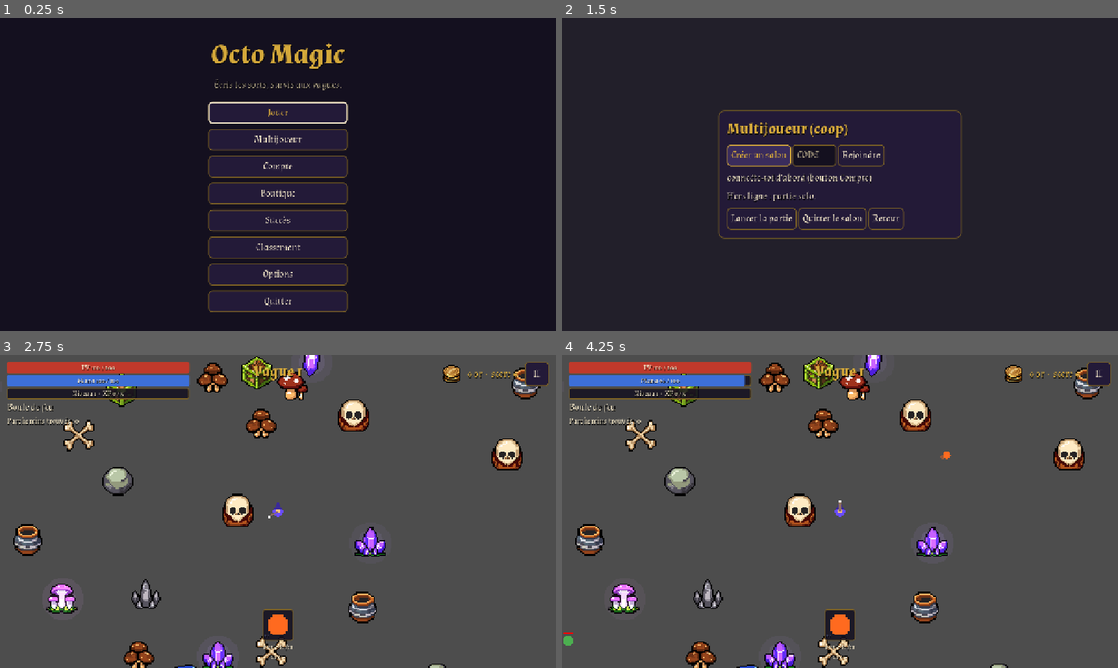
Above: before the commit, frames 1-4 (two rows, left to right).
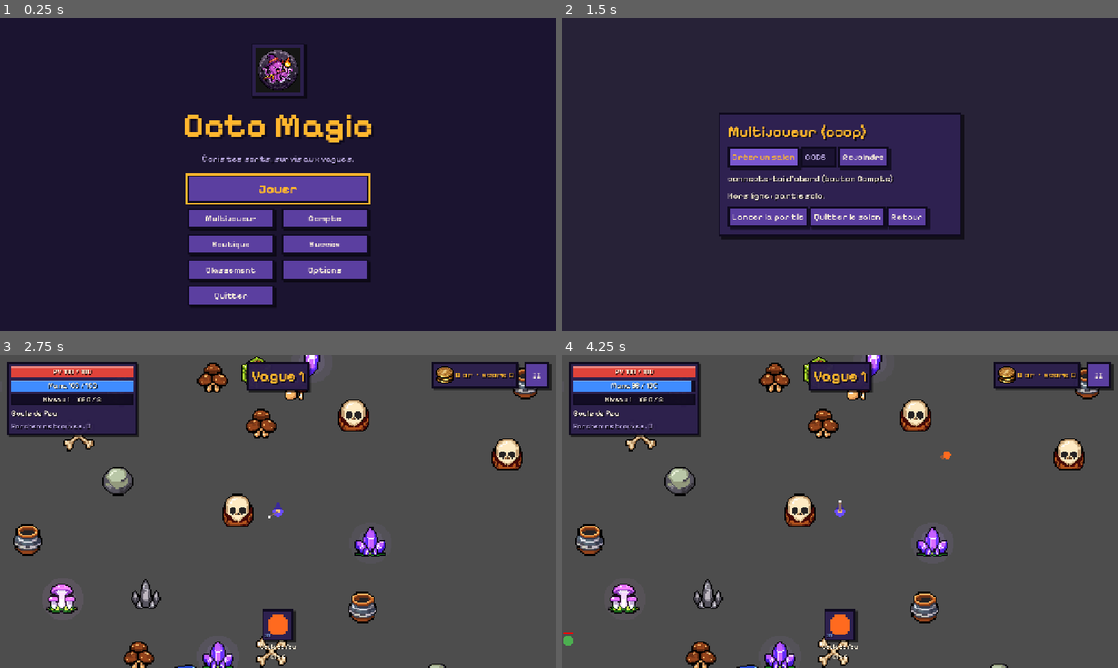
Above: after the commit, the same moments.

Repository: LeandreBl/octo-magic
Game: Godot game, scene res://game/main.tscn
Two runs of this game, one before a commit and one after it. Both use one fixed random seed, a clock stepped at 60 frames per second and the inputs below.
Inputs:
- Up to frame 1 (0.25 s): no input
- Up to frame 2 (1.5 s): click "Multijoueur" at 0.5 s; click "Créer un salon" at 1.25 s
- Up to frame 3 (2.75 s): click "Lancer la partie" at 2 s
- Up to frame 4 (4.25 s): click "II" at 2.75 s; click "Reprendre" at 3.5 s

The runs differ from the first frame. In frame 1, 15% of the frame differs, in the area x 33-67%, y 8-94%; in frame 2, 17%, in the area x 28-72%, y 29-71%; in frame 3, 9.8%; in frame 4, 9.8%.

Commit message:
Pixel arcade UI: Pixelify Sans, hard-edged theme, HUD plates, level-up cards with PixelLab icons, screen pop-in
Direction C chosen by the owner (task #127): thick outlines, hard drop
shadows, violet and gold, a pixel font matching the PixelLab art.
Title menu in two columns under the framed game icon; end-of-run stats
in a plate; shop sections as headers, pixel-sharp icons.

Co-Authored-By: Claude Opus 5.5 <noreply@anthropic.com>

Diff:
--- a/ui/hud.gd
+++ b/ui/hud.gd
@@ -26,41 +26,40 @@
 		margin.add_theme_constant_override("margin_" + side, 16)
 	add_child(margin)
 
+	var plate := _plate(margin, Control.SIZE_SHRINK_BEGIN)
 	var left := VBoxContainer.new()
-	left.size_flags_horizontal = Control.SIZE_SHRINK_BEGIN
-	left.size_flags_vertical = Control.SIZE_SHRINK_BEGIN
-	margin.add_child(left)
+	left.add_theme_constant_override("separation", 6)
+	plate.add_child(left)
 	_hp = _bar(left, UITheme.HP)
 	_mana = _bar(left, UITheme.MANA)
 	_xp = _bar(left, UITheme.XP)
 	_spell = Label.new()
+	_spell.autowrap_mode = TextServer.AUTOWRAP_WORD
+	_spell.custom_minimum_size.x = 280
+	_spell.add_theme_font_size_override("font_size", 18)
 	left.add_child(_spell)
 	_scrolls = Label.new()
 	_scrolls.autowrap_mode = TextServer.AUTOWRAP_WORD
-	_scrolls.custom_minimum_size.x = 420
-	_scrolls.add_theme_font_size_override("font_size", 18)
+	_scrolls.custom_minimum_size.x = 280
+	_scrolls.add_theme_font_size_override("font_size", 16)
+	_scrolls.add_theme_color_override("font_color", UITheme.TEXT_DIM)
 	left.add_child(_scrolls)
 
 	_wave = Label.new()
 	_wave.theme_type_variation = "Header"
-	_wave.size_flags_horizontal = Control.SIZE_SHRINK_CENTER
-	_wave.size_flags_vertical = Control.SIZE_SHRINK_BEGIN
-	margin.add_child(_wave)
+	_plate(margin, Control.SIZE_SHRINK_CENTER).add_child(_wave)
 
 	var right := HBoxContainer.new()
 	right.size_flags_horizontal = Control.SIZE_SHRINK_END
 	right.size_flags_vertical = Control.SIZE_SHRINK_BEGIN
 	right.add_theme_constant_override("separation", 16)
 	margin.add_child(right)
-	var coin := TextureRect.new()
-	coin.texture = UITheme.icon("gold")
-	coin.custom_minimum_size = Vector2(40, 40)
-	coin.expand_mode = TextureRect.EXPAND_IGNORE_SIZE
-	coin.stretch_mode = TextureRect.STRETCH_KEEP_ASPECT_CENTERED
-	right.add_child(coin)
+	var purse := HBoxContainer.new()
+	_plate(right, Control.SIZE_SHRINK_BEGIN).add_child(purse)
+	purse.add_child(UITheme.icon_rect(UITheme.icon("gold"), 40))
 	_gold = Label.new()
 	_gold.add_theme_color_override("font_color", UITheme.GOLD)
-	right.add_child(_gold)
+	purse.add_child(_gold)
 	var pause := Button.new()
 	pause.text = "II"
 	pause.focus_mode = Control.FOCUS_NONE
@@ -76,6 +75,17 @@
 	margin.add_child(bottom)
 	for slot in Upgrades.SLOTS:
 		bottom.add_child(_slot(slot))
+
+
+## A "Plate" panel in `parent`, at the top, aligned by `h_flags`.
+func _plate(parent: Control, h_flags: int) -> PanelContainer:
+	var p := PanelContainer.new()
+	p.theme_type_variation = "Plate"
+	p.size_flags_horizontal = h_flags
+	p.size_flags_vertical = Control.SIZE_SHRINK_BEGIN
+	p.mouse_filter = Control.MOUSE_FILTER_IGNORE
+	parent.add_child(p)
+	return p
 
 
 func _bar(parent: Control, color: Color) -> ProgressBar:
@@ -117,6 +127,7 @@
 	icon.set_anchors_and_offsets_preset(Control.PRESET_FULL_RECT, Control.PRESET_MODE_MINSIZE, 8)
 	icon.expand_mode = TextureRect.EXPAND_IGNORE_SIZE
 	icon.stretch_mode = TextureRect.STRETCH_KEEP_ASPECT_CENTERED
+	icon.texture_filter = CanvasItem.TEXTURE_FILTER_NEAREST
 	panel.add_child(icon)
 	var cd := ColorRect.new()
 	cd.color = Color(0, 0, 0, 0.6)
--- a/ui/shop.gd
+++ b/ui/shop.gd
@@ -94,7 +94,7 @@
 	for c in Profile.COLORS:
 		var b := _button(row, "", func(): Profile.set_look("hat", c))
 		b.custom_minimum_size = Vector2(44, 44)
-		b.add_theme_stylebox_override("normal", _swatch(c, UITheme.GOLD_DIM))
+		b.add_theme_stylebox_override("normal", _swatch(c, UITheme.OUTLINE))
 		b.add_theme_stylebox_override("hover", _swatch(c, UITheme.GOLD))
 		b.add_theme_stylebox_override("disabled", _swatch(c, UITheme.TEXT))
 		b.disabled = Profile.look.hat == c
@@ -111,7 +111,8 @@
 func _section(title: String) -> HFlowContainer:
 	var l := Label.new()
 	l.text = title
-	l.add_theme_color_override("font_color", UITheme.GOLD)
+	l.theme_type_variation = "Header"
+	l.add_theme_font_size_override("font_size", 24)
 	_content.add_child(l)
 	var row := HFlowContainer.new()
 	row.add_theme_constant_override("h_separation", 8)
@@ -123,6 +124,7 @@
 func _button(parent: Control, text: String, fn: Callable) -> Button:
 	var b := Button.new()
 	b.text = text
+	b.texture_filter = CanvasItem.TEXTURE_FILTER_NEAREST
 	b.pressed.connect(fn)
 	parent.add_child(b)
 	return b
@@ -142,6 +144,8 @@
 	var s := StyleBoxFlat.new()
 	s.bg_color = Color(color)
 	s.border_color = border
-	s.set_border_width_all(3)
-	s.set_corner_radius_all(8)
+	s.set_border_width_all(4)
+	s.shadow_color = UITheme.SHADOW
+	s.shadow_size = 1
+	s.shadow_offset = Vector2(4, 4)
 	return s
--- a/ui/theme.gd
+++ b/ui/theme.gd
@@ -1,77 +1,118 @@
 extends RefCounted
-## The shared heroic-fantasy Theme: dark violet panels, gold trims, parchment text.
-## Type variations: "Title" and "Header" (Label), "Slot" (Panel).
+## The shared "pixel arcade" Theme, matching the PixelLab pixel art: hard
+## edges, thick dark outlines, hard drop shadows, saturated violet and gold.
+## Type variations: "Title" and "Header" (Label), "Slot" (Panel),
+## "Plate" (PanelContainer, tight margins, for the HUD), "Card" (Button).
 
-const INK := Color("#14101f")
-const PANEL := Color("#231a38")
-const PANEL_HI := Color("#3a2c5c")
-const GOLD := Color("#d4a83a")
-const GOLD_DIM := Color("#7d6224")
-const TEXT := Color("#f2e6c8")
-const TEXT_DIM := Color("#a89c80")
-const HP := Color("#c0392b")
-const MANA := Color("#3d6fd8")
-const XP := Color("#d4a83a")
+const INK := Color("#1b1430")  # backgrounds
+const PANEL := Color("#2e2150")
+const PANEL_HI := Color("#47347a")
+const BUTTON := Color("#5b3fa0")
+const BUTTON_HI := Color("#7a58d0")
+const OUTLINE := Color("#0f0a1e")
+const GOLD := Color("#ffb62e")  # accent: titles, focus, gold
+const GOLD_DIM := Color("#a8701a")
+const TEXT := Color("#fff4dc")
+const TEXT_DIM := Color("#b9a8e0")
+const HP := Color("#e0433a")
+const MANA := Color("#3f8cff")
+const XP := Color("#ffb62e")
+const SHADOW := Color(0, 0, 0, 0.55)
 
-## Fonts (assets/fonts, SIL OFL): Almendra, calligraphic, for the whole game;
-## Uncial Antiqua, an old manuscript hand, for what is written on scrolls.
-## Neither has Greek: EB Garamond fills in (πῦρ, ...).
+## Fonts (assets/fonts, SIL OFL): Pixelify Sans, a pixel font, for the whole
+## game; Uncial Antiqua, an old manuscript hand, for what is written on
+## scrolls. Neither has Greek: EB Garamond fills in (πῦρ, ...).
+## (Almendra stays for the website, web/style.css.)
 const GREEK: FontFile = preload("res://assets/fonts/EBGaramond.ttf")
-const MAGIC: FontFile = preload("res://assets/fonts/Almendra-Regular.ttf")
-const MAGIC_BOLD: FontFile = preload("res://assets/fonts/Almendra-Bold.ttf")
+const PIXEL_FILE: FontFile = preload("res://assets/fonts/PixelifySans.ttf")
 const PARCHMENT: FontFile = preload("res://assets/fonts/UncialAntiqua-Regular.ttf")
+static var PIXEL := _weight(500)
+static var PIXEL_BOLD := _weight(700)
 
 
 static func make() -> Theme:
+	for f in [PIXEL_FILE, PARCHMENT]:
+		f.fallbacks = [GREEK]
 	var t := Theme.new()
-	for f in [MAGIC, MAGIC_BOLD, PARCHMENT]:
-		f.fallbacks = [GREEK]
-	t.default_font = MAGIC
-	t.default_font_size = 22
+	t.default_font = PIXEL
+	t.default_font_size = 20
 
 	t.set_color("font_color", "Label", TEXT)
-	t.set_color("font_shadow_color", "Label", Color(0, 0, 0, 0.6))
-	t.set_constant("shadow_offset_x", "Label", 1)
+	t.set_color("font_shadow_color", "Label", SHADOW)
+	t.set_constant("shadow_offset_x", "Label", 2)
 	t.set_constant("shadow_offset_y", "Label", 2)
 	t.set_type_variation("Title", "Label")
-	t.set_font_size("font_size", "Title", 64)
-	t.set_font("font", "Title", MAGIC_BOLD)
+	t.set_font_size("font_size", "Title", 80)
+	t.set_font("font", "Title", PIXEL_BOLD)
 	t.set_color("font_color", "Title", GOLD)
+	t.set_color("font_shadow_color", "Title", OUTLINE)
+	t.set_constant("shadow_offset_x", "Title", 5)
+	t.set_constant("shadow_offset_y", "Title", 5)
 	t.set_type_variation("Header", "Label")
 	t.set_font_size("font_size", "Header", 34)
-	t.set_font("font", "Header", MAGIC_BOLD)
+	t.set_font("font", "Header", PIXEL_BOLD)
 	t.set_color("font_color", "Header", GOLD)
+	t.set_color("font_shadow_color", "Header", OUTLINE)
+	t.set_constant("shadow_offset_x", "Header", 3)
+	t.set_constant("shadow_offset_y", "Header", 3)
 
-	t.set_stylebox("panel", "PanelContainer", _box(Color(PANEL, 0.94), GOLD_DIM, 2, 12, 20))
-	t.set_stylebox("panel", "Panel", _box(Color(PANEL, 0.94), GOLD_DIM, 2, 12, 0))
+	t.set_stylebox("panel", "PanelContainer", _box(PANEL, OUTLINE, 4, 22, 6))
+	t.set_stylebox("panel", "Panel", _box(PANEL, OUTLINE, 4, 0, 6))
+	t.set_type_variation("Plate", "PanelContainer")
+	t.set_stylebox("panel", "Plate", _box(Color(PANEL, 0.92), OUTLINE, 4, 10, 4))
 	t.set_type_variation("Slot", "Panel")
-	t.set_stylebox("panel", "Slot", _box(Color(INK, 0.85), GOLD_DIM, 2, 6, 0))
+	t.set_stylebox("panel", "Slot", _box(PANEL, OUTLINE, 4, 0, 4))
 
-	for type in ["Button", "OptionButton", "CheckButton"]:
-		t.set_stylebox("normal", type, _box(PANEL, GOLD_DIM, 2, 8, 10))
-		t.set_stylebox("hover", type, _box(PANEL_HI, GOLD, 2, 8, 10))
-		t.set_stylebox("pressed", type, _box(INK, GOLD, 2, 8, 10))
-		t.set_stylebox("focus", type, _box(Color.TRANSPARENT, TEXT, 3, 8, 10))
-		t.set_stylebox("disabled", type, _box(Color(PANEL, 0.5), Color(GOLD_DIM, 0.4), 2, 8, 10))
+	for type in ["Button", "OptionButton", "CheckButton", "Card"]:
+		t.set_stylebox("normal", type, _box(BUTTON, OUTLINE, 4, 10, 5))
+		t.set_stylebox("hover", type, _box(BUTTON_HI, OUTLINE, 4, 10, 5))
+		t.set_stylebox("pressed", type, _box(BUTTON.darkened(0.2), OUTLINE, 4, 10, 0, 5))
+		t.set_stylebox("disabled", type, _box(Color(PANEL_HI, 0.7), OUTLINE, 4, 10, 0))
+		var focus := _box(Color.TRANSPARENT, GOLD, 4, 10, 0)
+		focus.set_expand_margin_all(4)
+		t.set_stylebox("focus", type, focus)
 		t.set_color("font_color", type, TEXT)
 		t.set_color("font_hover_color", type, GOLD)
 		t.set_color("font_focus_color", type, GOLD)
 		t.set_color("font_pressed_color", type, GOLD)
+		t.set_color("font_hover_pressed_color", type, GOLD)
 		t.set_color("font_disabled_color", type, TEXT_DIM)
+		t.set_color("icon_disabled_color", type, Color(1, 1, 1, 0.5))
+		t.set_constant("h_separation", type, 8)
+	t.set_type_variation("Card", "Button")
+	t.set_stylebox("hover", "Card", _box(BUTTON_HI, GOLD, 4, 10, 5))
+	t.set_stylebox("focus", "Card", _box(Color.TRANSPARENT, GOLD, 4, 10, 0))
 
-	t.set_stylebox("normal", "LineEdit", _box(INK, GOLD_DIM, 2, 6, 10))
-	t.set_stylebox("focus", "LineEdit", _box(Color.TRANSPARENT, GOLD, 2, 6, 10))
-	t.set_stylebox("read_only", "LineEdit", _box(Color(INK, 0.5), Color(GOLD_DIM, 0.4), 2, 6, 10))
+	t.set_stylebox("normal", "LineEdit", _box(Color(OUTLINE, 0.6), OUTLINE, 4, 10, 0))
+	t.set_stylebox("focus", "LineEdit", _box(Color.TRANSPARENT, GOLD, 4, 10, 0))
+	t.set_stylebox("read_only", "LineEdit", _box(Color(OUTLINE, 0.3), Color(OUTLINE, 0.6), 4, 10, 0))
 	t.set_color("font_color", "LineEdit", TEXT)
 	t.set_color("font_placeholder_color", "LineEdit", TEXT_DIM)
+	t.set_color("caret_color", "LineEdit", GOLD)
 
-	t.set_stylebox("background", "ProgressBar", _box(Color(INK, 0.85), GOLD_DIM, 2, 4, 0))
-	t.set_stylebox("fill", "ProgressBar", _box(HP, Color.TRANSPARENT, 0, 4, 0))
+	t.set_stylebox("background", "ProgressBar", _box(Color(OUTLINE, 0.85), OUTLINE, 3, 0, 0))
+	t.set_stylebox("fill", "ProgressBar", fill(HP))
 	t.set_color("font_color", "ProgressBar", TEXT)
 
-	t.set_stylebox("slider", "HSlider", _box(INK, GOLD_DIM, 1, 4, 3))
-	t.set_stylebox("grabber_area", "HSlider", _box(GOLD_DIM, Color.TRANSPARENT, 0, 4, 3))
-	t.set_stylebox("grabber_area_highlight", "HSlider", _box(GOLD, Color.TRANSPARENT, 0, 4, 3))
+	t.set_stylebox("slider", "HSlider", _box(OUTLINE, OUTLINE, 0, 4, 0))
+	t.set_stylebox("grabber_area", "HSlider", _box(GOLD_DIM, Color.TRANSPARENT, 0, 4, 0))
+	t.set_stylebox("grabber_area_highlight", "HSlider", _box(GOLD, Color.TRANSPARENT, 0, 4, 0))
+	t.set_icon("grabber", "HSlider", _square(18, TEXT, OUTLINE))
+	t.set_icon("grabber_highlight", "HSlider", _square(18, GOLD, OUTLINE))
+
+	for bar in ["VScrollBar", "HScrollBar"]:
+		t.set_stylebox("scroll", bar, _box(Color(OUTLINE, 0.6), Color.TRANSPARENT, 0, 4, 0))
+		t.set_stylebox("grabber", bar, _box(BUTTON, OUTLINE, 2, 4, 0))
+		t.set_stylebox("grabber_highlight", bar, _box(BUTTON_HI, OUTLINE, 2, 4, 0))
+		t.set_stylebox("grabber_pressed", bar, _box(GOLD, OUTLINE, 2, 4, 0))
+
+	t.set_stylebox("panel", "TooltipPanel", _box(INK, GOLD, 3, 8, 0))
+	t.set_color("font_color", "TooltipLabel", TEXT)
+	t.set_font_size("font_size", "TooltipLabel", 16)
+	t.set_stylebox("panel", "PopupMenu", _box(PANEL, OUTLINE, 4, 6, 0))
+	t.set_stylebox("hover", "PopupMenu", _box(BUTTON_HI, Color.TRANSPARENT, 0, 4, 0))
+	t.set_color("font_color", "PopupMenu", TEXT)
+	t.set_color("font_hover_color", "PopupMenu", GOLD)
 	return t
 
 
@@ -89,17 +130,50 @@
 	return null
 
 
-## A fill colored like `color`, for ProgressBar "fill" overrides.
-static func fill(color: Color) -> StyleBoxFlat:
-	return _box(color, Color.TRANSPARENT, 0, 4, 0)
+## A TextureRect showing `tex` at `px`, pixel-sharp.
+static func icon_rect(tex: Texture2D, px: int) -> TextureRect:
+	var r := TextureRect.new()
+	r.texture = tex
+	r.custom_minimum_size = Vector2(px, px)
+	r.expand_mode = TextureRect.EXPAND_IGNORE_SIZE
+	r.stretch_mode = TextureRect.STRETCH_KEEP_ASPECT_CENTERED
+	r.texture_filter = CanvasItem.TEXTURE_FILTER_NEAREST
+	r.mouse_filter = Control.MOUSE_FILTER_IGNORE
+	return r
 
 
-static func _box(bg: Color, border: Color, width: int, radius: int, margin: int) -> StyleBoxFlat:
+## A bar fill colored like `color`, a lighter band on top, for ProgressBar "fill".
+static func fill(color: Color) -> StyleBoxFlat:
+	var b := _box(color, color.lightened(0.35), 0, 0, 0)
+	b.border_width_top = 4
+	return b
+
+
+## A flat box: `width` outline, a hard drop shadow `drop` px below-right.
+static func _box(bg: Color, border: Color, width: int, margin: int, drop: int, nudge := 0) -> StyleBoxFlat:
 	var b := StyleBoxFlat.new()
 	b.bg_color = bg
 	b.border_color = border
 	b.set_border_width_all(width)
-	b.set_corner_radius_all(radius)
 	b.set_content_margin_all(margin)
-	b.anti_aliasing = true
+	b.content_margin_top += nudge  # pressed: the label sinks with the button
+	b.content_margin_bottom -= nudge
+	if drop:
+		b.shadow_color = SHADOW
+		b.shadow_size = 1
+		b.shadow_offset = Vector2(drop, drop)
 	return b
+
+
+static func _weight(w: int) -> FontVariation:
+	var v := FontVariation.new()
+	v.base_font = PIXEL_FILE
+	v.variation_opentype = {TextServerManager.get_primary_interface().name_to_tag("wght"): w}
+	return v
+
+
+static func _square(px: int, color: Color, border: Color) -> ImageTexture:
+	var img := Image.create_empty(px, px, false, Image.FORMAT_RGBA8)
+	img.fill(border)
+	img.fill_rect(Rect2i(3, 3, px - 6, px - 6), color)
+	return ImageTexture.create_from_image(img)
--- a/ui/ui.gd
+++ b/ui/ui.gd
@@ -69,8 +69,8 @@
 	screens.shop = add_screen(shop)
 	screens.achievements = add_screen(_list_screen("Succès", _achievements_text))
 	screens.leaderboard = add_screen(_list_screen("Classement", _scores_text))
-	_level_box = VBoxContainer.new()
-	_level_box.add_theme_constant_override("separation", 10)
+	_level_box = HBoxContainer.new()
+	_level_box.add_theme_constant_override("separation", 18)
 	screens.levelup = add_screen(_menu("Niveau supérieur !", [], _level_box))
 
 	main.run_ended.connect(_on_run_ended)
@@ -101,10 +101,25 @@
 	sticks.visible = name == ""
 	_dim.visible = name not in ["", "title"]
 	get_tree().paused = not Run.active or (name != "" and main.solo())
+	_appear(screens[name])
 	if screens[name].has_meta("focus"):
 		screens[name].get_meta("focus").grab_focus()
 	elif get_viewport().gui_get_focus_owner():
 		get_viewport().gui_get_focus_owner().release_focus()
+
+
+## Screen transition: a fade, and the panel pops in (a slight overshoot).
+func _appear(screen: Control) -> void:
+	if screen == hud:
+		return
+	var tw := screen.create_tween().set_parallel()
+	screen.modulate.a = 0.0
+	tw.tween_property(screen, "modulate:a", 1.0, 0.12)
+	var panel: Control = screen.get_child(0) if screen is CenterContainer and screen.get_child_count() else null
+	if panel:
+		panel.pivot_offset = panel.size / 2
+		panel.scale = Vector2(0.9, 0.9)
+		tw.tween_property(panel, "scale", Vector2.ONE, 0.18).set_trans(Tween.TRANS_BACK).set_ease(Tween.EASE_OUT)
 
 
 ## Options and placeholders return to the screen that opened them.
@@ -180,6 +195,11 @@
 	var box := VBoxContainer.new()
 	box.add_theme_constant_override("separation", 12)
 	center.add_child(box)
+	var frame := PanelContainer.new()  # the icon has an opaque background: frame it
+	frame.theme_type_variation = "Plate"
+	frame.size_flags_horizontal = Control.SIZE_SHRINK_CENTER
+	frame.add_child(UITheme.icon_rect(preload("res://assets/icon.png"), 104))
+	box.add_child(frame)
 	var title := Label.new()
 	title.theme_type_variation = "Title"
 	title.text = "Octo Magic"
@@ -196,13 +216,24 @@
 		["Classement", open.bind("leaderboard")], ["Options", open.bind("options")]]
 	if not OS.has_feature("web"):
 		items.append(["Quitter", get_tree().quit])
-	for it in items:
+	# "Jouer" stands out; the rest in two columns, to fit a landscape phone.
+	var play := _button(items[0][0], items[0][1])
+	play.custom_minimum_size = Vector2(416, 64)
+	play.size_flags_horizontal = Control.SIZE_SHRINK_CENTER
+	play.add_theme_font_size_override("font_size", 30)
+	play.add_theme_font_override("font", UITheme.PIXEL_BOLD)
+	box.add_child(play)
+	bg.set_meta("focus", play)
+	var grid := GridContainer.new()
+	grid.columns = 2
+	grid.size_flags_horizontal = Control.SIZE_SHRINK_CENTER
+	grid.add_theme_constant_override("h_separation", 16)
+	grid.add_theme_constant_override("v_separation", 12)
+	box.add_child(grid)
+	for it in items.slice(1):
 		var b := _button(it[0], it[1])
-		b.custom_minimum_size = Vector2(320, 0)
-		b.size_flags_horizontal = Control.SIZE_SHRINK_CENTER
-		box.add_child(b)
-		if not bg.has_meta("focus"):
-			bg.set_meta("focus", b)
+		b.custom_minimum_size = Vector2(200, 0)
+		grid.add_child(b)
 	return bg
 
 
@@ -234,7 +265,7 @@
 	return "\n".join(lines) if lines else "Aucun score : lance une run !"
 
 
-var _level_box: VBoxContainer
+var _level_box: HBoxContainer
 
 
 func _show_level_up(offers: Array) -> void:
@@ -244,13 +275,32 @@
 	for i in offers.size():
 		var o: Dictionary = offers[i]
 		var u: Dictionary = Upgrades.LIST[o.id]
-		var b := _button("%s · %s\n%s : %s" % [u.name, u.desc, Upgrades.SLOT_NAMES[o.slot], Run.spells[o.slot].name],
-			func():
-				var more := Run.choose(i)
-				main.send_loadout(false)
-				if not more:
-					show_screen(""))
-		b.custom_minimum_size.x = 460
+		var b := _button("", func():
+			var more := Run.choose(i)
+			main.send_loadout(false)
+			if not more:
+				show_screen(""))
+		b.theme_type_variation = "Card"
+		b.custom_minimum_size = Vector2(220, 250)
+		var card := VBoxContainer.new()
+		card.set_anchors_and_offsets_preset(Control.PRESET_FULL_RECT, Control.PRESET_MODE_MINSIZE, 14)
+		card.add_theme_constant_override("separation", 8)
+		card.mouse_filter = Control.MOUSE_FILTER_IGNORE
+		b.add_child(card)
+		var pic := UITheme.icon_rect(UITheme.icon("up_" + o.id), 96)
+		pic.size_flags_horizontal = Control.SIZE_SHRINK_CENTER
+		card.add_child(pic)
+		for line in [[u.name, 26, UITheme.GOLD], [u.desc, 18, UITheme.TEXT],
+				["%s : %s" % [Upgrades.SLOT_NAMES[o.slot], Run.spells[o.slot].name], 14, UITheme.TEXT_DIM]]:
+			var l := Label.new()
+			l.text = line[0]
+			l.horizontal_alignment = HORIZONTAL_ALIGNMENT_CENTER
+			l.autowrap_mode = TextServer.AUTOWRAP_WORD
+			l.add_theme_font_size_override("font_size", line[1])
+			l.add_theme_color_override("font_color", line[2])
+			if line[1] == 26:
+				l.add_theme_font_override("font", UITheme.PIXEL_BOLD)
+			card.add_child(l)
 		_level_box.add_child(b)
 	screens.levelup.set_meta("focus", _level_box.get_child(0))
 	show_screen("levelup")
@@ -265,7 +315,11 @@
 	_stats = Label.new()
 	_stats.custom_minimum_size.x = 300
 	_stats.autowrap_mode = TextServer.AUTOWRAP_WORD
-	row.add_child(_stats)
+	var plate := PanelContainer.new()
+	plate.theme_type_variation = "Plate"
+	plate.size_flags_vertical = Control.SIZE_SHRINK_BEGIN
+	plate.add_child(_stats)
+	row.add_child(plate)
 	var scroll := preload("res://ui/scroll_panel.gd").new()
 	scroll.main = main
 	row.add_child(scroll)
Not shown, added: assets/fonts/OFL-PixelifySans.txt
Binary file added: assets/fonts/PixelifySans.ttf
Binary file added: assets/icons/up_area.png
Binary file added: assets/icons/up_cooldown.png
Binary file added: assets/icons/up_count.png
Binary file added: assets/icons/up_damage.png
Binary file added: assets/icons/up_mana.png
Binary file added: assets/icons/up_pierce.png
Binary file added: assets/icons/up_speed.png
